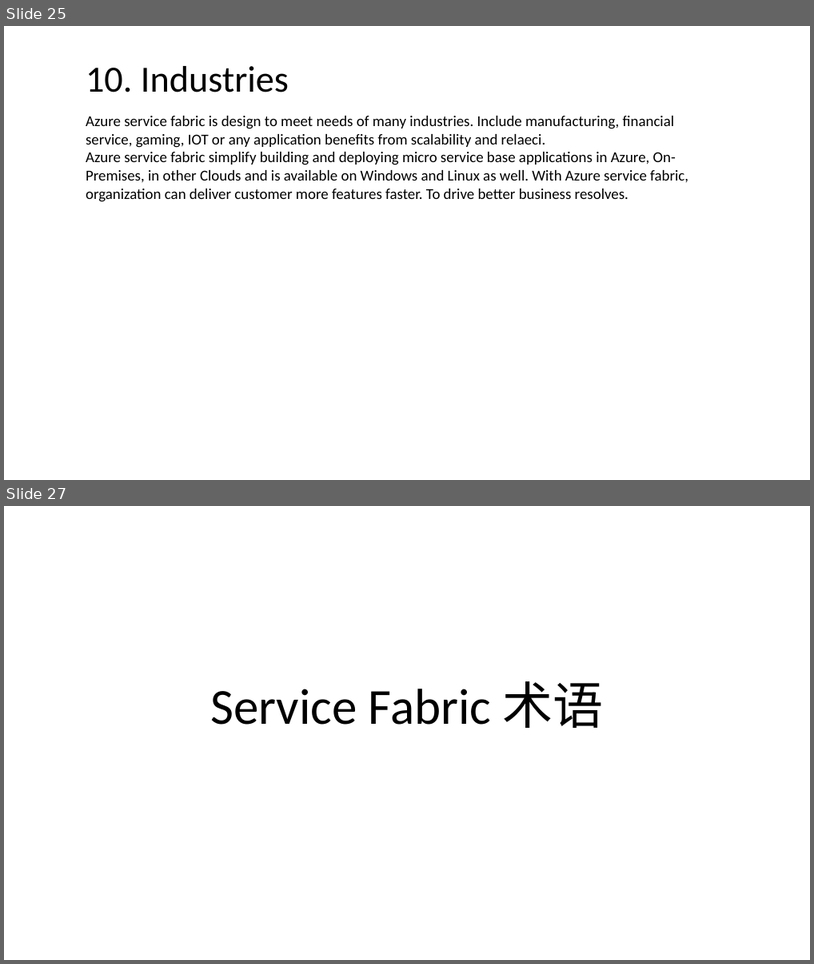
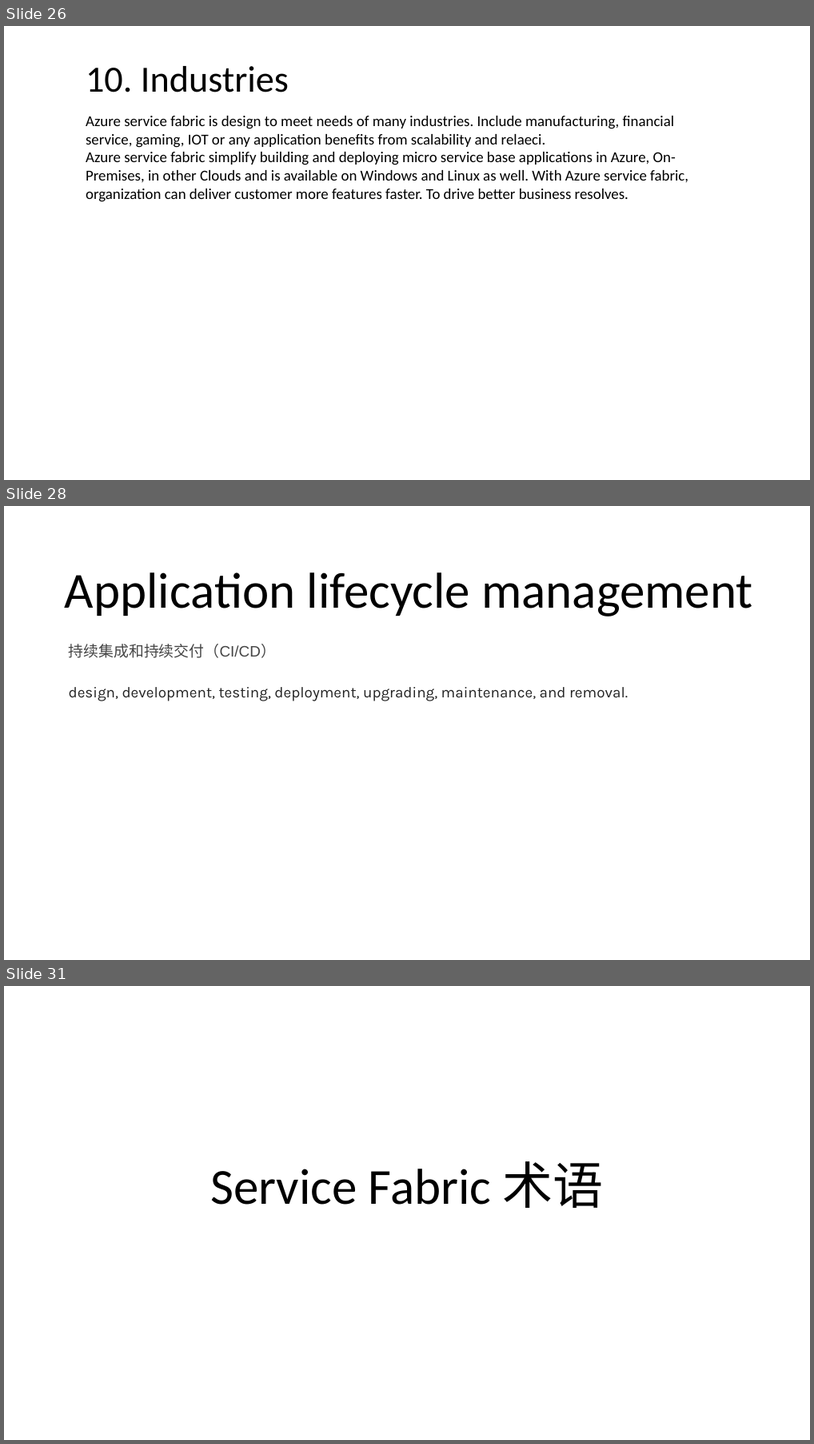
Before and after one commit to FredJiangFei/MyDocuments, a slide deck: 工作/Service Fabric/Service Fabric.pptx. Shown one above the other, each under a label of ours: slides 25 and 27 before the commit, slides 26, 28 and 31 after it; the slides between them are not shown. The pictures are 814x964 and 814x1444 pixels, drawn with LibreOffice and Linux fonts; fonts in the diff are those of the drawing. Boxes give left, top, right and bottom in pixels: in the first picture for what was removed or moved away, otherwise in the second. Text is boxed around its words. In the diff, an @@ line names an element or a change of style, - is before the commit and + after.

```diff
--- a/工作/Service Fabric/Service Fabric.pptx
+++ b/工作/Service Fabric/Service Fabric.pptx
@@ slide 28 added at <box>4,506,810,960</box>, background #FFFFFF @@
@@ title added at <box>65,572,753,616</box>, 60 pt, text #000000 @@
+Application lifecycle management
@@ text added at <box>69,644,276,658</box>, 18 pt, text #454545 @@
+持续集成和持续交付（CI/CD）
@@ text added at <box>69,687,628,701</box>, 18 pt, text #222222 @@
+design, development, testing, deployment, upgrading, maintenance, and removal.
@@ what was slide 25 is now slide 26 @@
@@ what was slide 27 is now slide 31 @@
```
Also in this commit, not shown: 1 slide changed, 4 other slides added, 1 slide removed.
